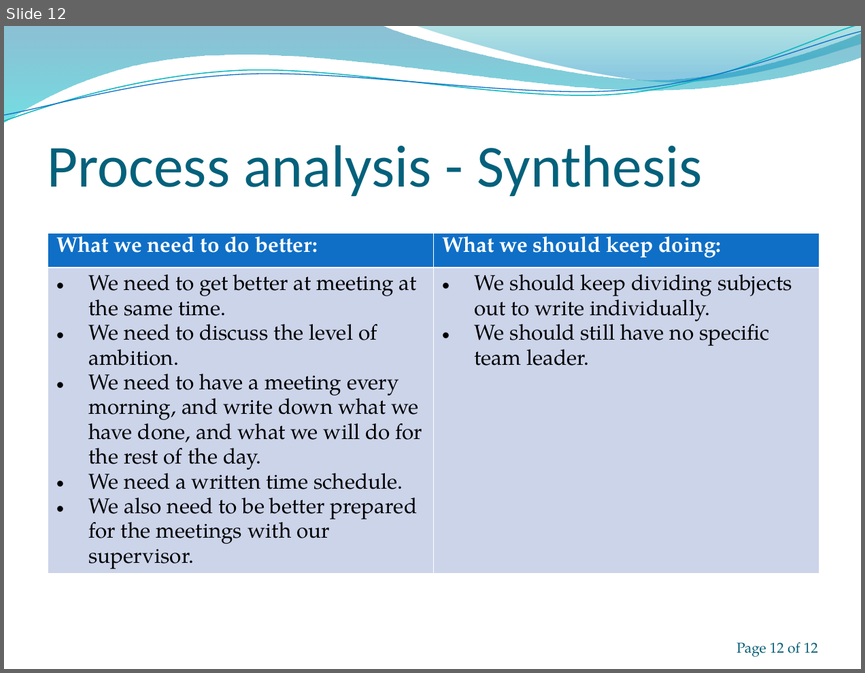
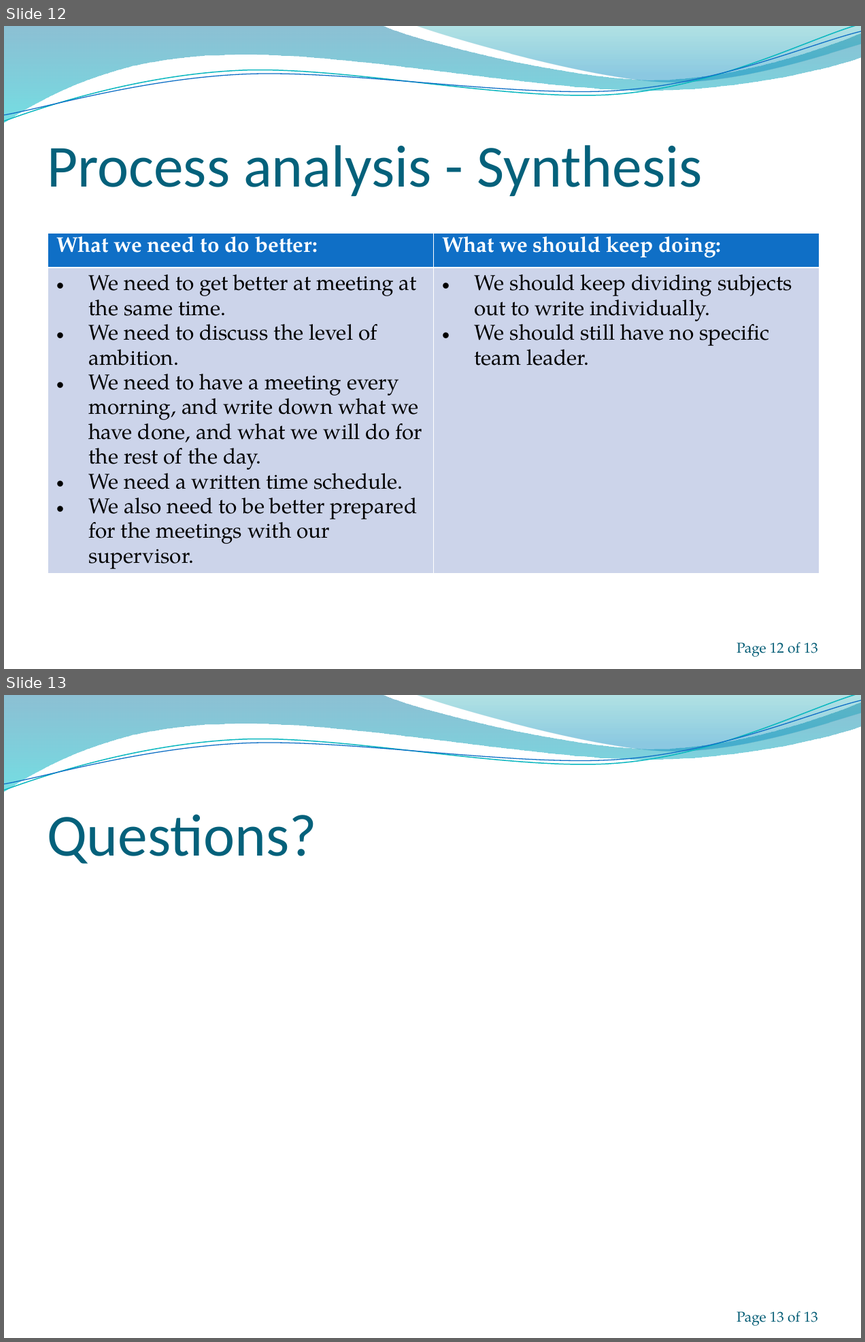
Before and after one commit to christianokeeffe/p0-uni, a slide deck: p0-uni/IMEI abuse on Android smartphones.pptx. Shown one above the other, each under a label of ours: slide 12 before the commit, slides 12 and 13 after it. The pictures are 865x673 and 865x1342 pixels, drawn with LibreOffice and Linux fonts; fonts in the diff are those of the drawing; background and template pictures are left out. Boxes give left, top, right and bottom in pixels: in the first picture for what was removed or moved away, otherwise in the second. Text is boxed around its words. In the diff, an @@ line names an element or a change of style, - is before the commit and + after.

```diff
--- a/p0-uni/IMEI abuse on Android smartphones.pptx
+++ b/p0-uni/IMEI abuse on Android smartphones.pptx
@@ slide 13 added at [4,695,861,1338], background picture (left out); not listed: 4 template elements that a slide beside it also shows @@
@@ title added at [47,814,317,864], 50 pt, text #04617B @@
+Questions?
@@ text added at [736,1310,818,1325], 12 pt, text #045D75 @@
+Page 13 of 13
@@ text at [736,641,818,656]: text changed @@
-Page 12 of 12
+Page 12 of 13
```
